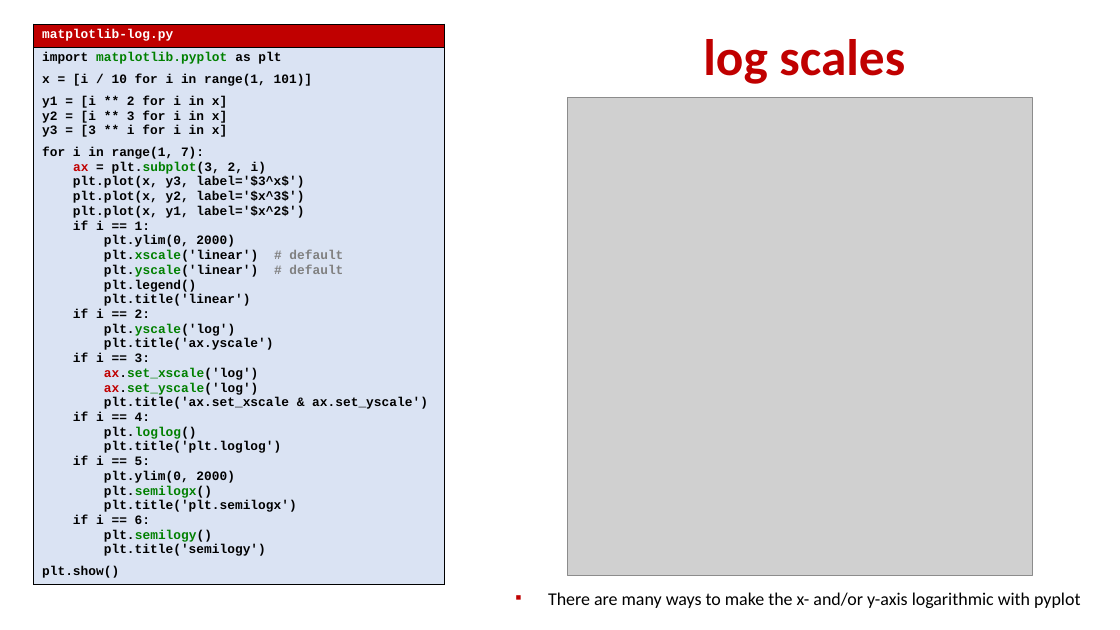
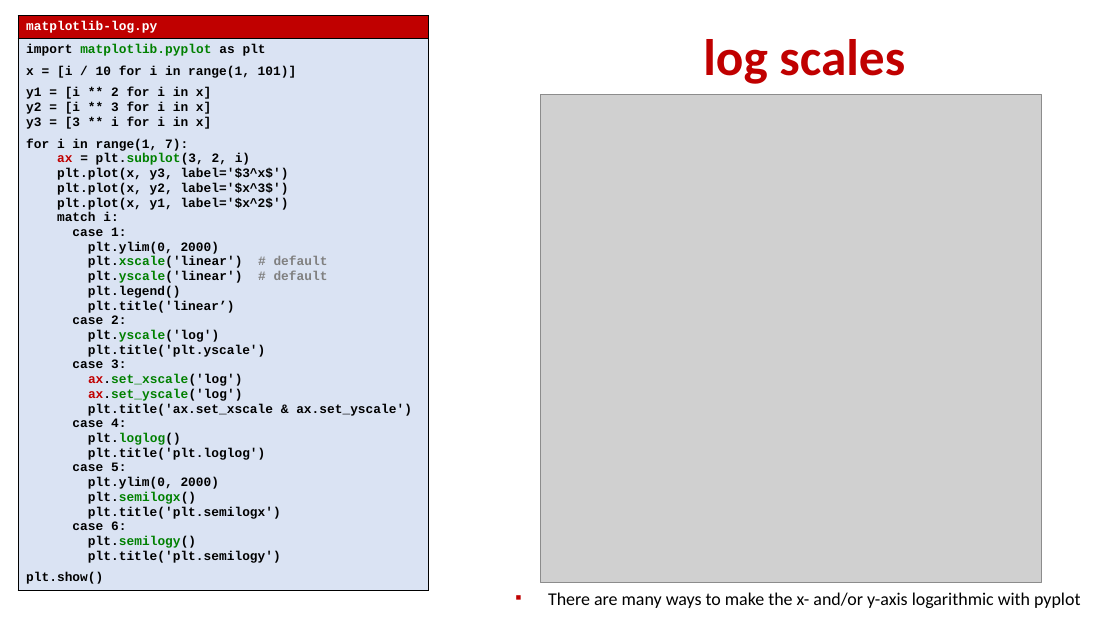
Before and after one commit to gsbrodal/gsbrodal.github.io, a slide deck: slide 13 of ipsa/slides/optimization.pptx. Drawn at 1120x630 pixels with LibreOffice and Linux fonts; fonts in the diff are those of the drawing; grey boxes stand for pictures. Boxes give left, top, right and bottom in pixels: in the first picture for what was removed or moved away, otherwise in the second. Text is boxed around its words. In the diff, an @@ line names an element or a change of style, - is before the commit and + after.

Commit message:
optimization slides

```diff
--- a/ipsa/slides/optimization.pptx
+++ b/ipsa/slides/optimization.pptx
@@ table at bbox=[18, 15, 429, 614] @@
-row 2, column 1: import matplotlib.pyplot as plt / x = [i / 10 for i in range(1, 101)] / y1 = [i ** 2 for i in x] / y2 = [i ** 3 for i in x] / y3 = [3 ** i for i in x] / for i in range(1, 7): / ax = plt.subplot(3, 2, i) / plt.plot(x, y3, label='$3^x$') / plt.plot(x, y2, label='$x^3$') / plt.plot(x, y1, label='$x^2$') / if i == 1: / plt.ylim(0, 2000) / plt.xscale('linear') # default / plt.yscale('linear') # default / plt.legend() / plt.title('linear') / if i == 2: / plt.yscale('log') / plt.title('ax.yscale') / if i == 3: / ax.set_xscale('log') / ax.set_yscale('log') / plt.title('ax.set_xscale & ax.set_yscale') / if i == 4: / plt.loglog() / plt.title('plt.loglog') / if i == 5: / plt.ylim(0, 2000) / plt.semilogx() / plt.title('plt.semilogx') / if i == 6: / plt.semilogy() / plt.title('semilogy') / plt.show()
+row 2, column 1: import matplotlib.pyplot as plt / x = [i / 10 for i in range(1, 101)] / y1 = [i ** 2 for i in x] / y2 = [i ** 3 for i in x] / y3 = [3 ** i for i in x] / for i in range(1, 7): / ax = plt.subplot(3, 2, i) / plt.plot(x, y3, label='$3^x$') / plt.plot(x, y2, label='$x^3$') / plt.plot(x, y1, label='$x^2$') / match i: / case 1: / plt.ylim(0, 2000) / plt.xscale('linear') # default / plt.yscale('linear') # default / plt.legend() / plt.title('linear’) / case 2: / plt.yscale('log') / plt.title('plt.yscale') / case 3: / ax.set_xscale('log') / ax.set_yscale('log') / plt.title('ax.set_xscale & ax.set_yscale') / case 4: / plt.loglog() / plt.title('plt.loglog') / case 5: / plt.ylim(0, 2000) / plt.semilogx() / plt.title('plt.semilogx') / case 6: / plt.semilogy() / plt.title('plt.semilogy') / plt.show()
@@ table: place and size @@
-table at bbox=[34, 24, 444, 607]
+table at bbox=[18, 15, 429, 614]
@@ picture: place and size @@
-picture at bbox=[568, 97, 1033, 575]
+picture at bbox=[540, 94, 1041, 582]
```
Also in this commit, not shown: 5 other files.
